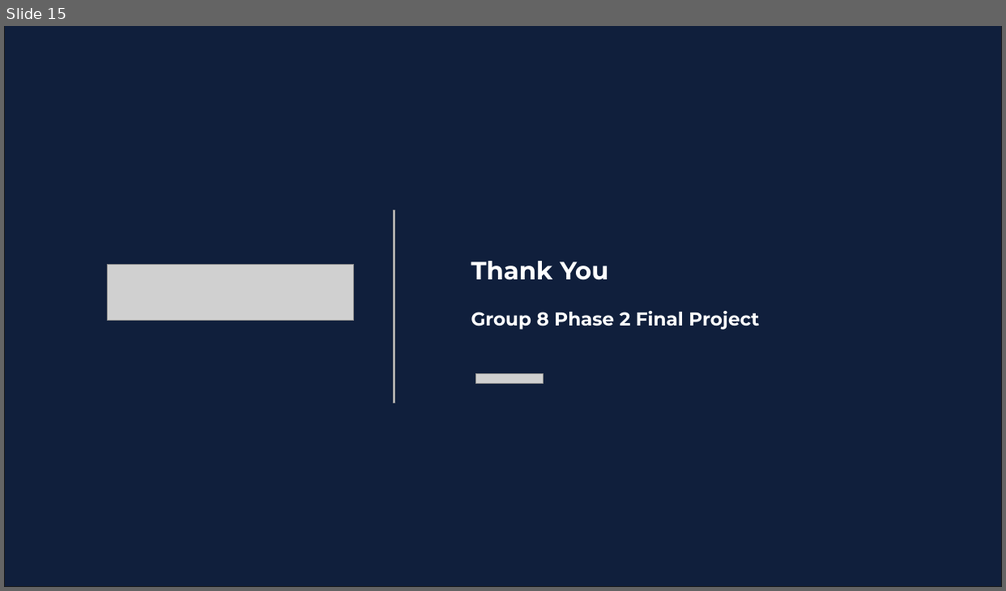
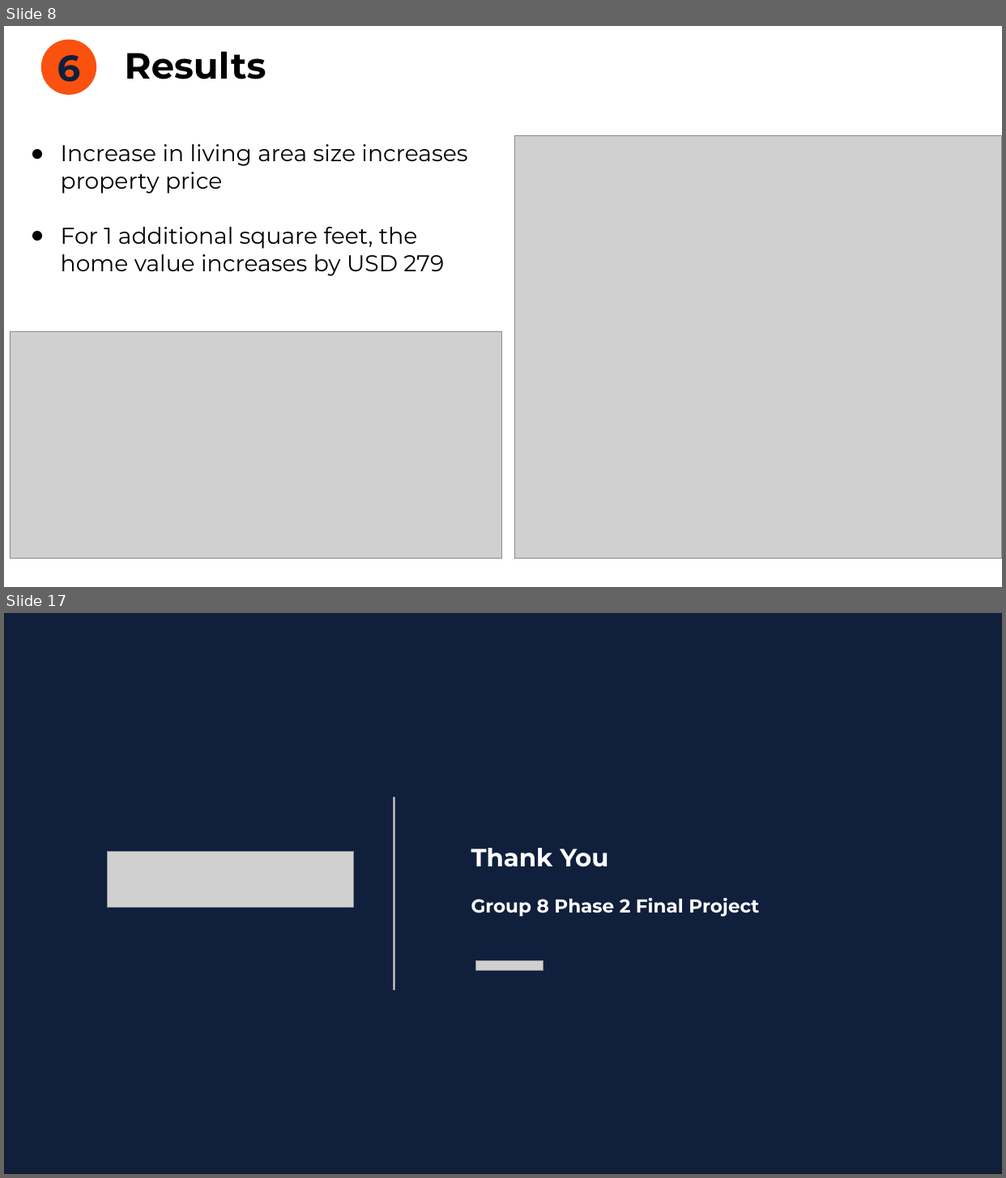
Before and after one commit to bryanmunene/phase_2_group_8_project, a slide deck: Final Group 8 Phase 2 Project_POWERPOINT_DSF PT6.pptx. Shown one above the other, each under a label of ours: slide 15 before the commit, slides 8 and 17 after it; the slides between them are not shown. The pictures are 1006x591 and 1006x1178 pixels, drawn with LibreOffice and Linux fonts; fonts in the diff are those of the drawing; grey boxes stand for pictures. Boxes give left, top, right and bottom in pixels: in the first picture for what was removed or moved away, otherwise in the second. Text is boxed around its words. In the diff, an @@ line names an element or a change of style, - is before the commit and + after.

```diff
--- a/Final Group 8 Phase 2 Project_POWERPOINT_DSF PT6.pptx
+++ b/Final Group 8 Phase 2 Project_POWERPOINT_DSF PT6.pptx
@@ slide 8 added at (4, 26, 1002, 587), background #FFFFFF @@
@@ ellipse added at (41, 40, 96, 94), fill #FA510F, outline #FA510F 0.75 pt, 35 pt, text #101F3C, bold @@
+6
@@ title added at (125, 51, 266, 79), 35 pt, text #000000, bold @@
+Results
@@ text added at (61, 144, 467, 276), 22 pt, text #000000 @@
+● Increase in living area size increases property price
+● For 1 additional square feet, the home value increases by USD 279
@@ picture added at (515, 135, 1002, 559) @@
@@ picture added at (10, 332, 502, 559) @@
@@ what was slide 15 is now slide 17 @@
```
Also in this commit, not shown: 11 slides changed, 4 other slides added, 3 slides removed, 2 other files.
